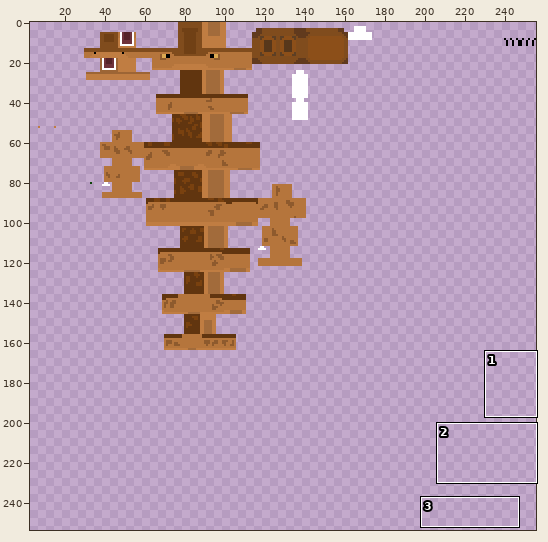
Sprite sheet: resources/textures/entity/triceratops/triceratops 3.png. The picture above shows the old version from afar; the outline marks the close-up.
Close-up. Earlier state:
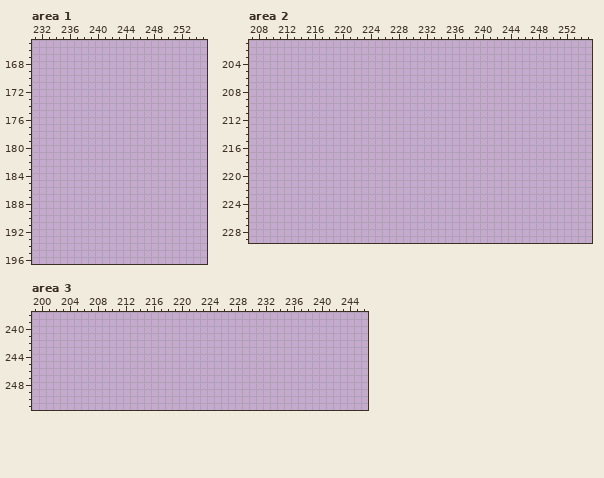
The file is 256x256 pixels. Colours within 5 levels of each other are drawn and written as one. Shown: area 1: x 231..255, y 165..196; area 2: x 207..255, y 201..229; area 3: x 199..246, y 238..251. The wide view leaves out empty margins. The commit also changed other parts of the picture, which this record leaves out.
The result:
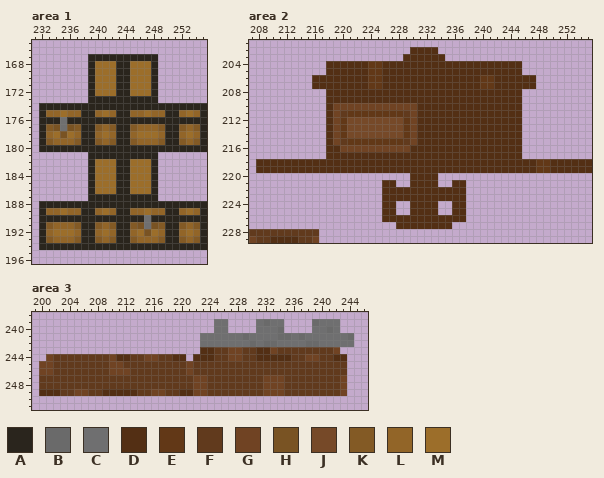
Palette (. is transparent): A #2a251d  B #6a6a6a  C #6f6f70  D #532f14  E #623817  F #613a1d  G #704323  H #795323  J #764928  K #835a25  L #926528  M #9c6e2a
The edit:
--- area 1
@@ x 231..255 @@
 166 .........................
-167 .........................
-168 .........................
-169 .........................
-170 .........................
-171 .........................
-172 .........................
-173 .........................
-174 .........................
-175 .........................
-176 .........................
-177 .........................
-178 .........................
-179 .........................
-180 .........................
-181 .........................
-182 .........................
-183 .........................
-184 .........................
-185 .........................
-186 .........................
-187 .........................
-188 .........................
-189 .........................
-190 .........................
-191 .........................
-192 .........................
-193 .........................
-194 .........................
+167 ........AAAAAAAAAA.......
+168 ........AMMMAAMMMA.......
+169 ........AMMMAAMMMA.......
+170 ........AMMMAAMMMA.......
+171 ........AMMMAAMMMA.......
+172 ........AMMMAAMMMA.......
+173 ........AAAAAAAAAA.......
+174 .AAAAAAAAAAAAAAAAAAAAAAAA
+175 .ALLMLLAALMLAALLMLLAALMLA
+176 .AAACAAAAAAAAAAAAAAAAAAAA
+177 .AKHCHKAAKLKAAKLLLKAAKLKA
+178 .ALMHMLAALMLAALMMMLAALMLA
+179 .AKLLLKAAKLKAAKLLLKAAKLKA
+180 .AAAAAAAAAAAAAAAAAAAAAAAA
+181 ........AAAAAAAAAA.......
+182 ........AMMMAAMMMA.......
+183 ........AMMMAAMMMA.......
+184 ........AMMMAAMMMA.......
+185 ........AMMMAAMMMA.......
+186 ........AMMMAAMMMA.......
+187 ........AAAAAAAAAA.......
+188 .AAAAAAAAAAAAAAAAAAAAAAAA
+189 .ALLMLLAALMLAALLMLLAALMLA
+190 .AAAAAAAAAAAAAAACAAAAAAAA
+191 .AKLLLKAAKLKAAKHCHKAAKLKA
+192 .ALMMMLAALMLAALMHMLAALMLA
+193 .AKLLLKAAKLKAAKLLLKAAKLKA
+194 .AAAAAAAAAAAAAAAAAAAAAAAA
 195 .........................
--- area 2
@@ x 207..255 @@
 201 .................................................
-202 .................................................
-203 .................................................
-204 .................................................
-205 .................................................
-206 .................................................
-207 .................................................
-208 .................................................
-209 .................................................
-210 .................................................
-211 .................................................
-212 .................................................
-213 .................................................
-214 .................................................
-215 .................................................
-216 .................................................
-217 .................................................
-218 .................................................
-219 .................................................
-220 .................................................
-221 .................................................
-222 .................................................
-223 .................................................
-224 .................................................
-225 .................................................
-226 .................................................
-227 .................................................
-228 .................................................
-229 .................................................
+202 .......................DDDD......................
+203 ......................DDDDDD.....................
+204 ...........DDDDDDEEDDDDDDDDDDDDDDDDDDDD..........
+205 ...........DDDDDDEEDDDDDDDDDDDDDDDDDDDD..........
+206 .........DDDDDDDDEEDDDDDDDDDDDDDDEEDDDDDD........
+207 .........DDDDDDDDEEDDDDDDDDDDDDDDEEDDDDDD........
+208 ...........DDDDDDDDDDDDDDDDDDDDDDDDDDDD..........
+209 ...........DDDDDDDDDDDDDDDDDDDDDDDDDDDD..........
+210 ...........DGGGGGGGGGGGGDDDDDDDDDDDDDDD..........
+211 ...........DGFEEEEEEEEFGDDDDDDDDDDDDDDD..........
+212 ...........DGEJJJJJJJJEGDDDDDDDDDDDDDDD..........
+213 ...........DGEJJJJJJJJEGDDDDDDDDDDDDDDD..........
+214 ...........DGEJJJJJJJJEGDDDDDDDDDDDDDDD..........
+215 ...........DGFEEEEEEEEFGDDDDDDDDDDDDDDD..........
+216 ...........DDGGGGGGGGGGDDDDDDDDDDDDDDDD..........
+217 ...........DDDDDDDDDDDDDDDDDDDDDDDDDDDD..........
+218 .DDDDDDDDDDDDDDDDDDDDDDDDDDDDDDDDDDDDDDDDEEDDDDDD
+219 .DDDDDDDDDDDDDDDDDDDDDDDDDDDDDDDDDDDDDDDDEEDDDDDD
+220 .......................DDDD......................
+221 ...................DD..DDDD..DD..................
+222 ...................DDDDDDDDDDDD..................
+223 ...................DDDDDDDDDDDD..................
+224 ...................DD..DDDD..DD..................
+225 ...................DD..DDDD..DD..................
+226 ...................DDDDDDDDDDDD..................
+227 .....................DDDDDDDD....................
+228 FFFFFFFFFF.......................................
+229 GFFDDDDFFG.......................................
--- area 3
@@ x 199..246 @@
 238 ................................................
-239 ................................................
-240 ................................................
-241 ................................................
-242 ................................................
-243 ................................................
-244 ................................................
-245 ................................................
-246 ................................................
-247 ................................................
-248 ................................................
-249 ................................................
+239 ..........................CC....CBCC....BCCC....
+240 ..........................CC....CCCB....CCBC....
+241 ........................CCCCCCBCCCCBBCBCCCCCCB..
+242 ........................CCCCCCCBCBBCCCCBBCCCCC..
+243 ........................DDFFGGFFDDGFFFFFFFFG....
+244 ..GFFFFFFFFGDDFFGGFFDD.DDDFFGGFFDDDDDFFGGFFDD...
+245 .GGFFFFFFFFGGFFFFFFFFFGFFFFFFFFFFFFFFFFFFFFFF...
+246 .GGFFFFFFFFGGGFFFFFFFFGFFFFFFFFFFFFFFFFFFFFFF...
+247 .FFFFFFFFFFFFFFFFFFFFFFGGFFFFFFFFGGGFFFFFFFFG...
+248 .FFFFFFFFFFFFFFFFFFFFFFGGFFFFFFFFGGGFFFFFFFFG...
+249 .DDDFFGGFFDDDDDFFGGFFDDGGFFFFFFFFGGGFFFFFFFFG...
 250 ................................................
Changed places in both close-ups, as pixel boxes (x1, y1, x2, y2):
added: (39, 54, 207, 250)
added: (256, 47, 592, 229)
added: (249, 229, 319, 243)
added: (39, 319, 354, 396)
